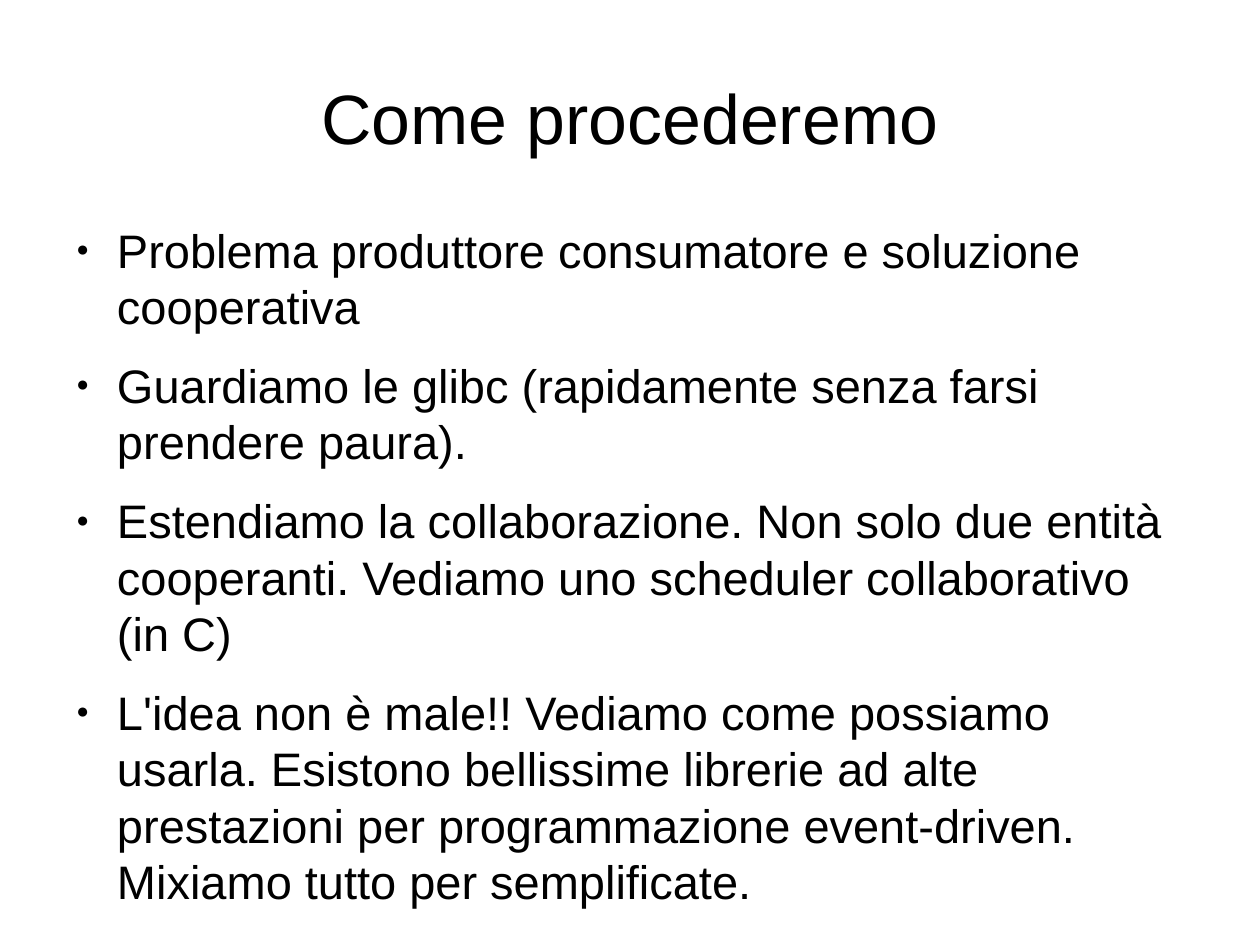
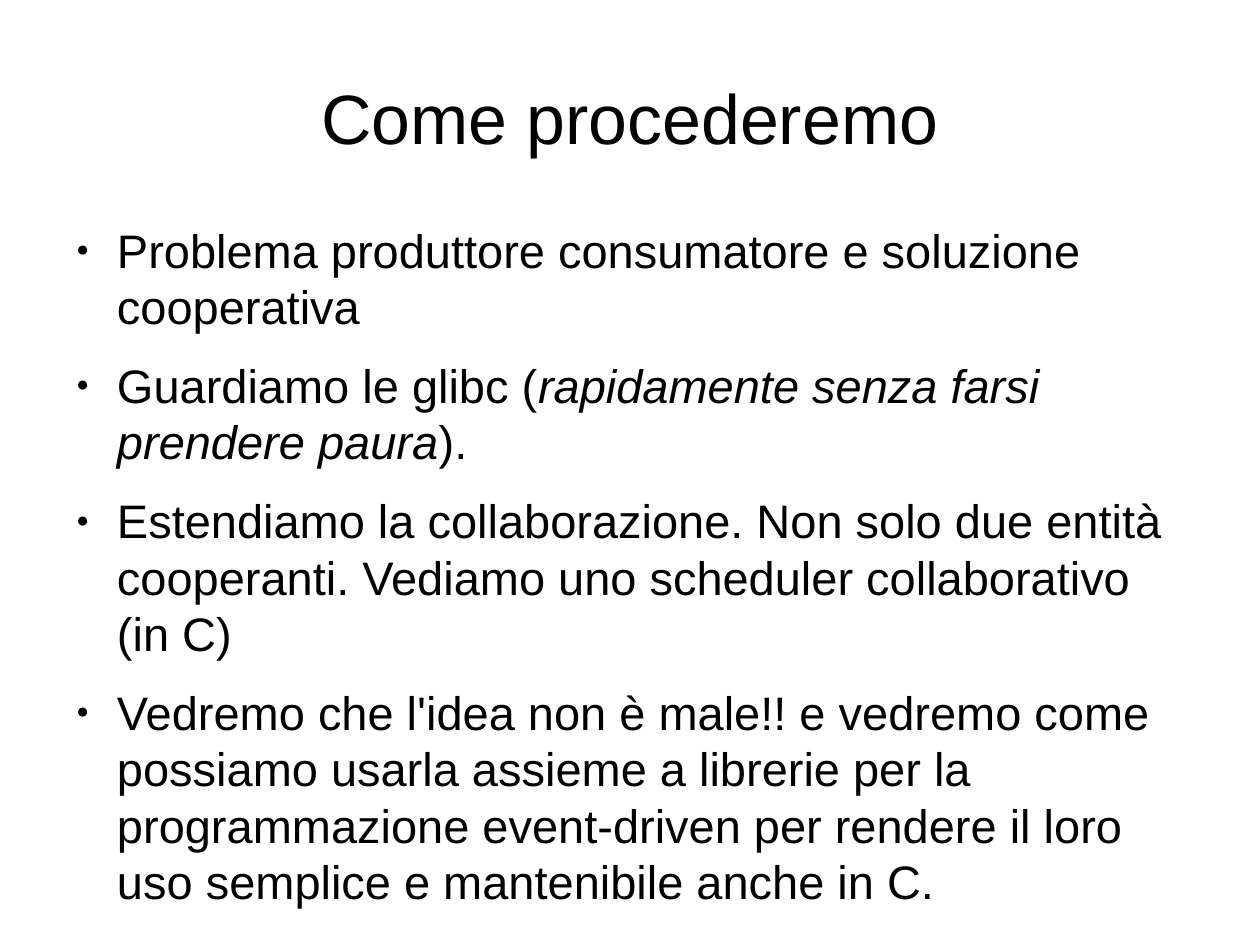
Before and after one commit to mdionisio/workshop_coroutine, a slide deck: slide 4 of presentazione.odp. Drawn at 1260x945 pixels with LibreOffice and Linux fonts; fonts in the diff are those of the drawing. Boxes give left, top, right and bottom in pixels: in the first picture for what was removed or moved away, otherwise in the second. Text is boxed around its words. In the diff, an @@ line names an element or a change of style, - is before the commit and + after.

Commit message:
[UPG]

```diff
--- a/presentazione.odp
+++ b/presentazione.odp
@@ text at (117,369,1040,468): italic on in "(rapidamente senza farsi prendere paura)." @@
@@ text at (117,695,1149,908): text changed @@
-● L'idea non è male!! Vediamo come possiamo usarla. Esistono bellissime librerie ad alte prestazioni per programmazione event-driven. Mixiamo tutto per semplificate.
+● Vedremo che l'idea non è male!! e vedremo come possiamo usarla assieme a librerie per la programmazione event-driven per rendere il loro uso semplice e mantenibile anche in C.
```
Also in this commit, not shown: 2 other slides changed, 5 slides added, 2 slides removed.
